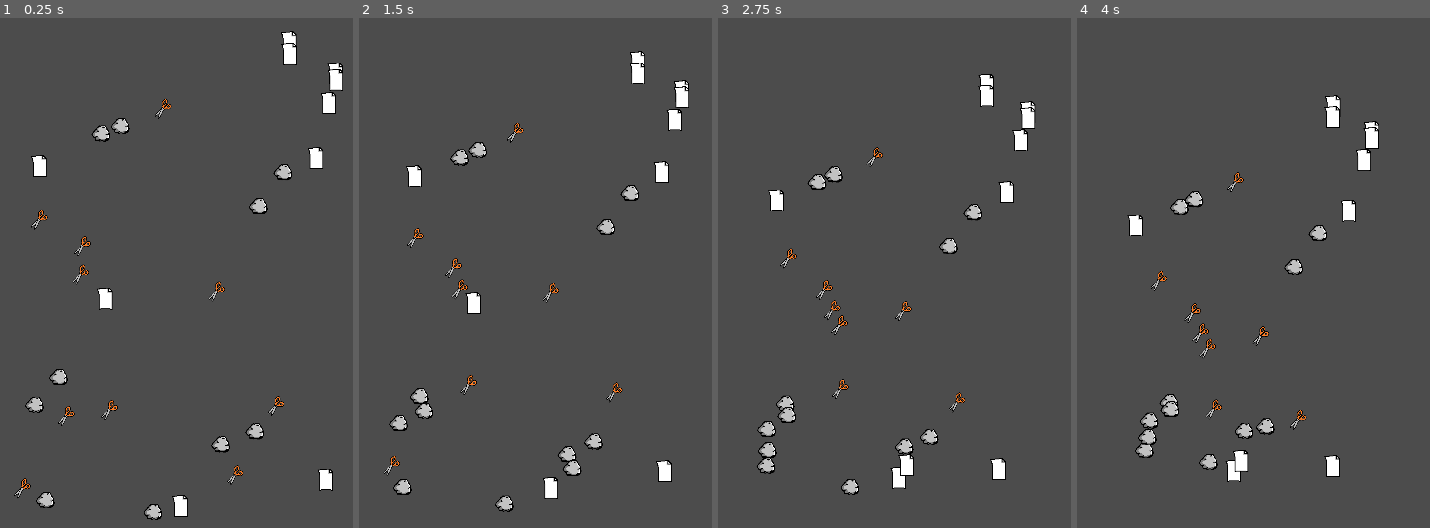
Above: before the commit, frames 1-4 (left to right).
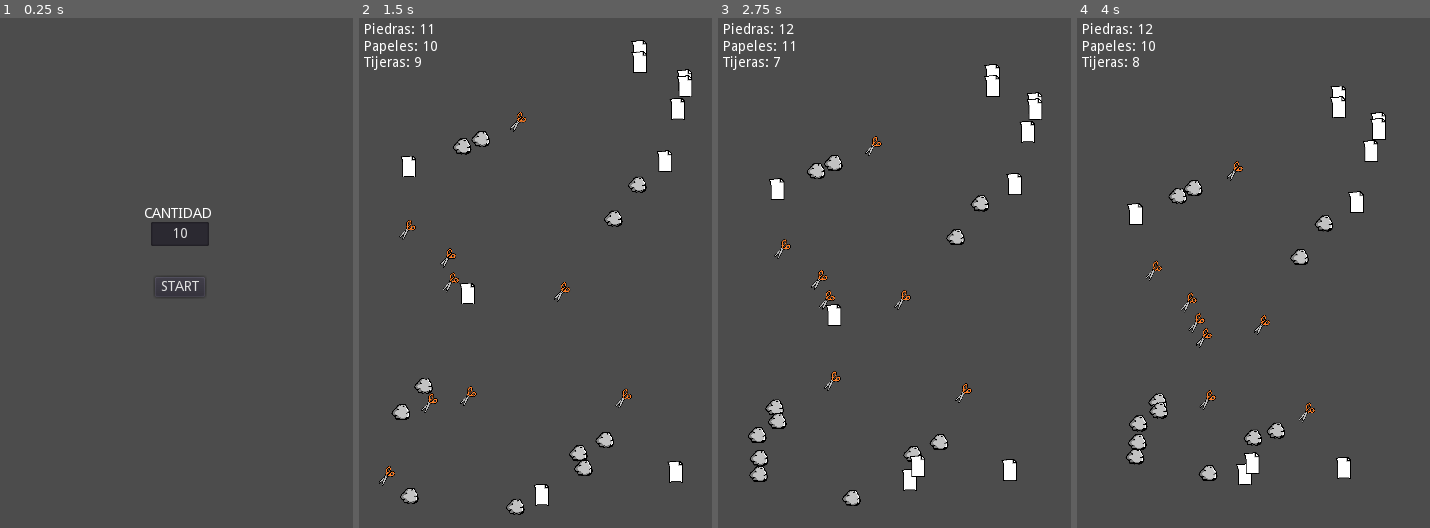
Above: after the commit, the same moments.

Repository: Earthsnake12/PiedraPapelTijera
Game: Godot game, scene res://main/main.tscn
The game is run twice, just before and just after one commit, with the same random seed, the same clock (stepped at 60 frames per second) and the same inputs.
Inputs (mouse positions are in pixels of both pictures, inside the frame that each line leads up to):
- Up to frame 1 (0.25 s): no input
- Up to frame 2 (1.5 s): click (539, 288) at 0.5 s, where only the run after the commit has a clickable "START"
- Up to frame 3 (2.75 s): no input
- Up to frame 4 (4 s): no input

The runs differ from the first frame. In frame 1, 4.3% of the frame differs, in the area x 3-98%, y 2-99%; in frame 2, 5.9%; in frame 3, 6.0%, in the area x 1-92%, y 0-96%; in frame 4, 5.9%.

Commit message:
HUD basico, faltaria el endgame

Diff:
--- /dev/null
+++ b/main/HUD.gd
@@ -0,0 +1,37 @@
+extends CanvasLayer
+
+signal start_game
+
+# Called when the node enters the scene tree for the first time.
+func _ready():
+	$Control_Start/Cantidad.text = "10"
+	pass # Replace with function body.
+
+func _process(delta):
+	$Control_score/Piedras.text = ("Piedras: " +
+		str(get_tree().get_nodes_in_group("piedra").size() - 1))
+	$Control_score/Papeles.text = ("Papeles: " +
+		str(get_tree().get_nodes_in_group("papel").size() - 1))
+	$Control_score/Tijeras.text = ("Tijeras: " +
+		str(get_tree().get_nodes_in_group("tijera").size() - 1))
+
+func start_game():
+	var CANT = $Control_Start/Cantidad.text
+	if CANT.is_valid_integer():
+		$Control_score/Piedras.text = "Piedras: " + CANT
+		$Control_score/Papeles.text = "Papeles: " + CANT
+		$Control_score/Tijeras.text = "Tijeras: " + CANT
+
+		$Control_score.show()
+		$Control_Start.hide()
+	else:
+		$Control_Start/Error_ingreso.show()
+
+
+func show_game_over():
+	pass
+
+
+func _on_Start_pressed():
+	start_game()
+	emit_signal("start_game")
--- /dev/null
+++ b/main/HUD.tscn
@@ -0,0 +1,86 @@
+[gd_scene load_steps=2 format=2]
+
+[ext_resource path="res://main/HUD.gd" type="Script" id=1]
+
+[node name="HUD" type="CanvasLayer"]
+script = ExtResource( 1 )
+
+[node name="Control_score" type="Control" parent="."]
+visible = false
+margin_left = 5.0
+margin_top = 5.0
+margin_right = 122.0
+margin_bottom = 52.0
+
+[node name="Piedras" type="Label" parent="Control_score"]
+margin_right = 68.0
+margin_bottom = 14.0
+text = "Score:"
+
+[node name="Papeles" type="Label" parent="Control_score"]
+anchor_top = 0.5
+anchor_bottom = 0.5
+margin_top = -7.0
+margin_right = 68.0
+margin_bottom = 7.0
+text = "Score:"
+
+[node name="Tijeras" type="Label" parent="Control_score"]
+anchor_top = 1.0
+anchor_bottom = 1.0
+margin_top = -14.0
+margin_right = 68.0
+text = "Score:"
+
+[node name="Control_Start" type="Control" parent="."]
+anchor_left = 0.5
+anchor_top = 0.451
+anchor_right = 0.5
+anchor_bottom = 0.451
+margin_left = -87.39
+margin_top = -45.24
+margin_right = 87.39
+margin_bottom = 45.24
+
+[node name="Cant-Texto" type="Label" parent="Control_Start"]
+anchor_left = 0.5
+anchor_right = 0.5
+margin_left = -36.0
+margin_right = 36.0
+text = "CANTIDAD"
+
+[node name="Cantidad" type="LineEdit" parent="Control_Start"]
+anchor_left = 0.5
+anchor_top = 0.5
+anchor_right = 0.5
+anchor_bottom = 0.5
+margin_left = -29.0
+margin_top = -30.0
+margin_right = 29.0
+margin_bottom = -10.0
+align = 1
+
+[node name="Error_ingreso" type="Label" parent="Control_Start"]
+visible = false
+anchor_left = 0.5
+anchor_top = 0.5
+anchor_right = 0.5
+anchor_bottom = 0.5
+margin_left = -82.0
+margin_top = -7.0
+margin_right = 82.0
+margin_bottom = 7.0
+text = "Ingrese un numero valido"
+align = 1
+
+[node name="Start" type="Button" parent="Control_Start"]
+anchor_left = 0.5
+anchor_top = 1.0
+anchor_right = 0.5
+anchor_bottom = 1.0
+margin_left = -25.0
+margin_top = -20.0
+margin_right = 25.0
+text = "START"
+
+[connection signal="pressed" from="Control_Start/Start" to="." method="_on_Start_pressed"]
--- a/main/main.gd
+++ b/main/main.gd
@@ -6,20 +6,17 @@
 func _ready():
 	randomize()
 
-	for i in 30:
+
+func _on_HUD_start_game():
+	var CANT = int($HUD/Control_Start/Cantidad.text)
+	for i in CANT*3:
 		var elemento = elemento_scene.instance()
 
-		if i < 10:
+		if i < CANT:
 			elemento.setTipo("piedra")
-		elif i < 20:
+		elif i < CANT * 2:
 			elemento.setTipo("papel")
 		else:
 			elemento.setTipo("tijera")
 
 		add_child(elemento)
-
-func _process(delta):
-	print("Piedras: " + str(get_tree().get_nodes_in_group("piedra").size()))
-	print("Papeles: " + str(get_tree().get_nodes_in_group("papel").size()))
-	print("Tijeras: " + str(get_tree().get_nodes_in_group("tijera").size()))
-	print("------------------------------------------")
--- a/main/main.tscn
+++ b/main/main.tscn
@@ -1,8 +1,13 @@
-[gd_scene load_steps=3 format=2]
+[gd_scene load_steps=4 format=2]
 
 [ext_resource path="res://main/main.gd" type="Script" id=1]
 [ext_resource path="res://elemento/Elemento.tscn" type="PackedScene" id=2]
+[ext_resource path="res://main/HUD.tscn" type="PackedScene" id=3]
 
 [node name="main" type="Node" groups=["papel", "piedra", "tijera"]]
 script = ExtResource( 1 )
 elemento_scene = ExtResource( 2 )
+
+[node name="HUD" parent="." instance=ExtResource( 3 )]
+
+[connection signal="start_game" from="HUD" to="." method="_on_HUD_start_game"]
